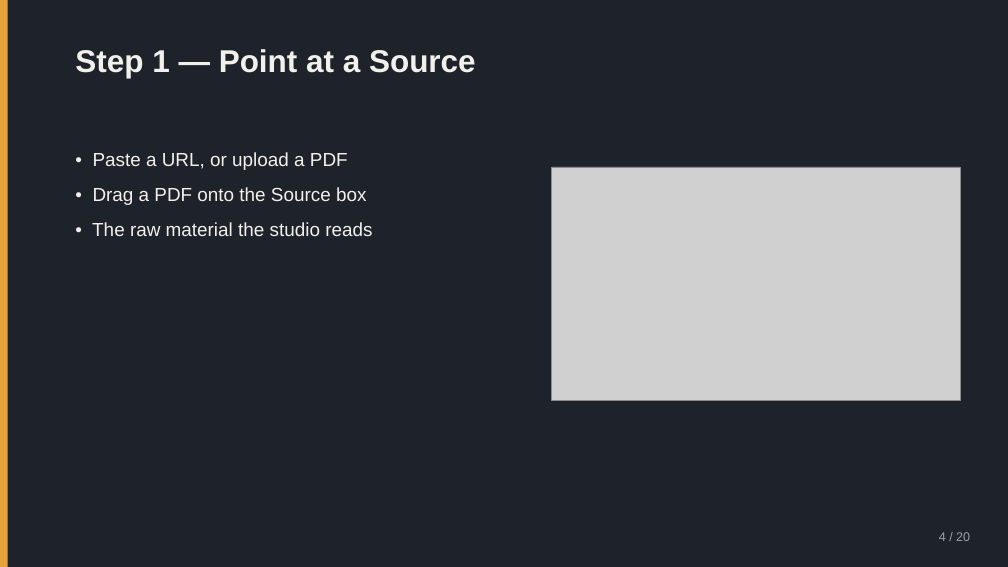
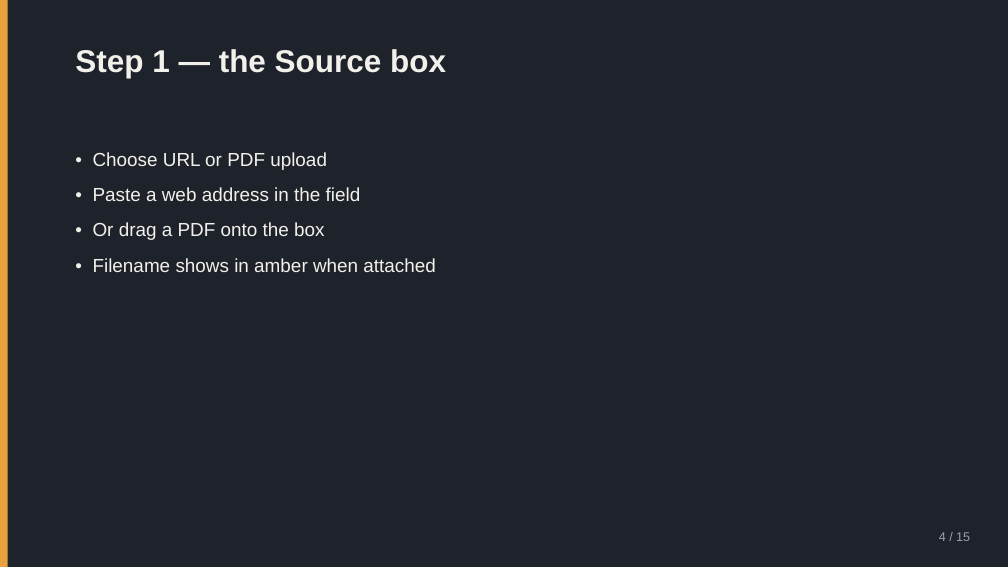
Before and after one commit to nikolaidk/voice, a slide deck: slide 4 of docs/user-guide.pptx. Drawn at 1008x567 pixels with LibreOffice and Linux fonts; fonts in the diff are those of the drawing; grey boxes stand for pictures. Boxes give left, top, right and bottom in pixels: in the first picture for what was removed or moved away, otherwise in the second. Text is boxed around its words. In the diff, an @@ line names an element or a change of style, - is before the commit and + after.

```diff
--- a/docs/user-guide.pptx
+++ b/docs/user-guide.pptx
@@ text at [75,49,446,78]: text changed @@
-Step 1 — Point at a Source
+Step 1 — the Source box
@@ text at [93,152,435,272]: text changed @@
-• Paste a URL, or upload a PDF
-• Drag a PDF onto the Source box
-• The raw material the studio reads
+• Choose URL or PDF upload
+• Paste a web address in the field
+• Or drag a PDF onto the box
+• Filename shows in amber when attached
@@ picture removed at [552,167,960,400] @@
@@ text at [939,532,970,541]: text changed @@
-4 / 20
+4 / 15
```
Also in this commit, not shown: 8 other slides changed, 6 slides added, 11 slides removed, 2 other files.
